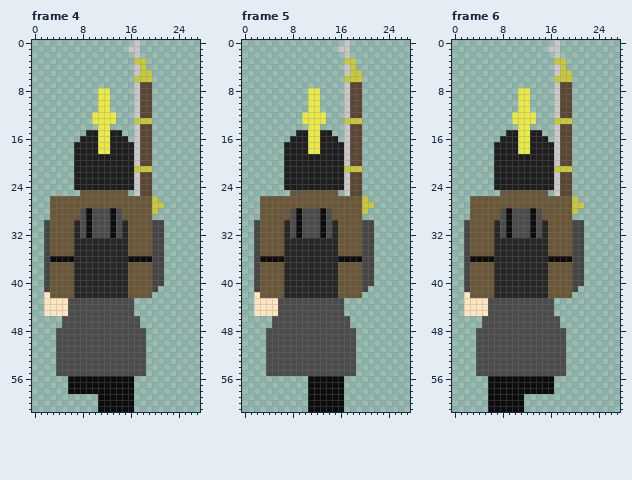
Pixel-art file: Assets/Images/NewUnits/Germany/LandWehr/WinterDress/UnitSpriteNorth.aseprite. The picture above is the old version.
28x62 pixels, 7 frames. Colours within 5 levels of each other are drawn and written as one. Shown: frame 4, frame 5, frame 6. The commit also changed other frames, which this record leaves out.
The result:
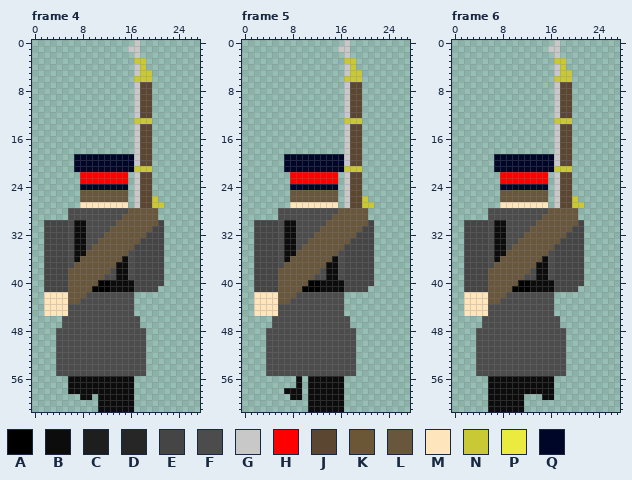
Palette (. is transparent): A #000000  B #0c0c0c  C #1e1e1e  D #262626  E #454545  F #4c4c4c  G #c8c8c8  H #ff0000  J #5b4631  K #6b5635  L #68573c  M #ffe5bc  N #c9c936  P #eaea3f  Q #000628
Difference:
--- frame 4, layers "BedRoll", "Head"
@@ x 0..27 @@
  7 .................GJJ........
- 8 ...........PP....GJJ........
- 9 ...........PP....GJJ........
-10 ...........PP....GJJ........
-11 ...........PP....GJJ........
-12 ..........PPPP...GJJ........
-13 ..........PPPP...NNN........
-14 ...........PP....GJJ........
-15 .........CCPPCC..GJJ........
-16 ........CCCPPCCC.GJJ........
-17 .......CCCCPPCCCCGJJ........
-18 .......CCCCPPCCCCGJJ........
-19 .......CCCCCCCCCCGJJ........
-20 .......CCCCCCCCCCGJJ........
-21 .......CCCCCCCCCCNNN........
-22 .......CCCCCCCCCCGJJ........
-23 .......CCCCCCCCCCGJJ........
-24 .......CCCCCCCCCCGJJ........
+ 8 .................GJJ........
+ 9 .................GJJ........
+10 .................GJJ........
+11 .................GJJ........
+12 .................GJJ........
+13 .................NNN........
+14 .................GJJ........
+15 .................GJJ........
+16 .................GJJ........
+17 .................GJJ........
+18 .................GJJ........
+19 .......QQQQQQQQQQGJJ........
+20 .......QQQQQQQQQQGJJ........
+21 .......QQQQQQQQQQNNN........
+22 ........HHHHHHHH.GJJ........
+23 ........HHHHHHHH.GJJ........
+24 ........QQQQQQQQ.GJJ........
 25 ........LLLLLLLL.GJJ........
-26 ...KKKKKKKKKKKKKKKKKN.......
-27 ...KKKKKKKKKKKKKKKKKNN......
-28 ...KKKKKFBFFFBFKKKKKN.......
-29 ...KKKKKFBFFFBFKKKKK........
-30 ..EKKKKDFBFFFBFDKKKKEE......
-31 ..EKKKKDFBFFFBFDKKKKEE......
-32 ..EKKKKDFBFFFBFDKKKKEE......
-33 ..EKKKKDDDDDDDDDKKKKEE......
-34 ..EKKKKDDDDDDDDDKKKKEE......
-35 ..EKKKKDDDDDDDDDKKKKEE......
-36 ..EBBBBDDDDDDDDDBBBBEE......
-37 ..EKKKKDDDDDDDDDKKKKEE......
-38 ..EKKKKDDDDDDDDDKKKKEE......
-39 ..EKKKKDDDDDDDDDKKKKEE......
-40 ..EKKKKDDDDDDDDDKKKKEE......
-41 ..EKKKKDDDDDDDDDKKKKE.......
-42 ..MKKKKDDDDDDDDDKKKK........
-43 ..MMMMFFFFFFFFFFF...........
+26 ........LLLLLLLL.GJJN.......
+27 ........MMMMMMMM.GJJNN......
+28 ......FFFFFFFFFFLLLLL.......
+29 ......FFFFFFFFFLLLLLL.......
+30 ..EEEEFBBFFFFFLLLLLLLE......
+31 ..EEEEFBBFFFFLLLLLLLEE......
+32 ..EEEEFBBFFFLLLLLLLEEE......
+33 ..EEEEFBBFFLLLLLLLEEEE......
+34 ..EEEEFBBFLLLLLLLEEEEE......
+35 ..EEEEFBBLLLLLLLFEEEEE......
+36 ..EEEEFBLLLLLLLBFEEEEE......
+37 ..EEEEFLLLLLLLBBFEEEEE......
+38 ..EEEELLLLLLLFBBFEEEEE......
+39 ..EEEELLLLLLFFBBFEEEEE......
+40 ..EEEELLLLLAABBBBEEEEE......
+41 ..EEEELLLLAAABBBBEEEE.......
+42 ..MMMMLLLFFFFFFFF...........
+43 ..MMMMLLFFFFFFFFF...........
 44 ..MMMMFFFFFFFFFFF...........
@@ x 6..11 @@
 58 BBBBBB
-59 .....B
+59 ..BB.B
 60 .....B
--- frame 5, layers "BedRoll", "Head"
@@ x 0..27 @@
  7 .................GJJ........
- 8 ...........PP....GJJ........
- 9 ...........PP....GJJ........
-10 ...........PP....GJJ........
-11 ...........PP....GJJ........
-12 ..........PPPP...GJJ........
-13 ..........PPPP...NNN........
-14 ...........PP....GJJ........
-15 .........CCPPCC..GJJ........
-16 ........CCCPPCCC.GJJ........
-17 .......CCCCPPCCCCGJJ........
-18 .......CCCCPPCCCCGJJ........
-19 .......CCCCCCCCCCGJJ........
-20 .......CCCCCCCCCCGJJ........
-21 .......CCCCCCCCCCNNN........
-22 .......CCCCCCCCCCGJJ........
-23 .......CCCCCCCCCCGJJ........
-24 .......CCCCCCCCCCGJJ........
+ 8 .................GJJ........
+ 9 .................GJJ........
+10 .................GJJ........
+11 .................GJJ........
+12 .................GJJ........
+13 .................NNN........
+14 .................GJJ........
+15 .................GJJ........
+16 .................GJJ........
+17 .................GJJ........
+18 .................GJJ........
+19 .......QQQQQQQQQQGJJ........
+20 .......QQQQQQQQQQGJJ........
+21 .......QQQQQQQQQQNNN........
+22 ........HHHHHHHH.GJJ........
+23 ........HHHHHHHH.GJJ........
+24 ........QQQQQQQQ.GJJ........
 25 ........LLLLLLLL.GJJ........
-26 ...KKKKKKKKKKKKKKKKKN.......
-27 ...KKKKKKKKKKKKKKKKKNN......
-28 ...KKKKKFBFFFBFKKKKKN.......
-29 ...KKKKKFBFFFBFKKKKK........
-30 ..EKKKKDFBFFFBFDKKKKEE......
-31 ..EKKKKDFBFFFBFDKKKKEE......
-32 ..EKKKKDFBFFFBFDKKKKEE......
-33 ..EKKKKDDDDDDDDDKKKKEE......
-34 ..EKKKKDDDDDDDDDKKKKEE......
-35 ..EKKKKDDDDDDDDDKKKKEE......
-36 ..EBBBBDDDDDDDDDBBBBEE......
-37 ..EKKKKDDDDDDDDDKKKKEE......
-38 ..EKKKKDDDDDDDDDKKKKEE......
-39 ..EKKKKDDDDDDDDDKKKKEE......
-40 ..EKKKKDDDDDDDDDKKKKEE......
-41 ..EKKKKDDDDDDDDDKKKKE.......
-42 ..MKKKKDDDDDDDDDKKKK........
-43 ..MMMMFFFFFFFFFFF...........
+26 ........LLLLLLLL.GJJN.......
+27 ........MMMMMMMM.GJJNN......
+28 ......FFFFFFFFFFLLLLL.......
+29 ......FFFFFFFFFLLLLLL.......
+30 ..EEEEFBBFFFFFLLLLLLLE......
+31 ..EEEEFBBFFFFLLLLLLLEE......
+32 ..EEEEFBBFFFLLLLLLLEEE......
+33 ..EEEEFBBFFLLLLLLLEEEE......
+34 ..EEEEFBBFLLLLLLLEEEEE......
+35 ..EEEEFBBLLLLLLLFEEEEE......
+36 ..EEEEFBLLLLLLLBFEEEEE......
+37 ..EEEEFLLLLLLLBBFEEEEE......
+38 ..EEEELLLLLLLFBBFEEEEE......
+39 ..EEEELLLLLLFFBBFEEEEE......
+40 ..EEEELLLLLAABBBBEEEEE......
+41 ..EEEELLLLAAABBBBEEEE.......
+42 ..MMMMLLLFFFFFFFF...........
+43 ..MMMMLLFFFFFFFFF...........
 44 ..MMMMFFFFFFFFFFF...........
@@ x 5..11 @@
 55 FFFFFFF
-56 ......B
-57 ......B
-58 ......B
-59 ......B
+56 ....B.B
+57 ....B.B
+58 ..BBB.B
+59 ...BB.B
 60 ......B
--- frame 6, layers "BedRoll", "Head"
@@ x 0..27 @@
  7 .................GJJ........
- 8 ...........PP....GJJ........
- 9 ...........PP....GJJ........
-10 ...........PP....GJJ........
-11 ...........PP....GJJ........
-12 ..........PPPP...GJJ........
-13 ..........PPPP...NNN........
-14 ...........PP....GJJ........
-15 .........CCPPCC..GJJ........
-16 ........CCCPPCCC.GJJ........
-17 .......CCCCPPCCCCGJJ........
-18 .......CCCCPPCCCCGJJ........
-19 .......CCCCCCCCCCGJJ........
-20 .......CCCCCCCCCCGJJ........
-21 .......CCCCCCCCCCNNN........
-22 .......CCCCCCCCCCGJJ........
-23 .......CCCCCCCCCCGJJ........
-24 .......CCCCCCCCCCGJJ........
+ 8 .................GJJ........
+ 9 .................GJJ........
+10 .................GJJ........
+11 .................GJJ........
+12 .................GJJ........
+13 .................NNN........
+14 .................GJJ........
+15 .................GJJ........
+16 .................GJJ........
+17 .................GJJ........
+18 .................GJJ........
+19 .......QQQQQQQQQQGJJ........
+20 .......QQQQQQQQQQGJJ........
+21 .......QQQQQQQQQQNNN........
+22 ........HHHHHHHH.GJJ........
+23 ........HHHHHHHH.GJJ........
+24 ........QQQQQQQQ.GJJ........
 25 ........LLLLLLLL.GJJ........
-26 ...KKKKKKKKKKKKKKKKKN.......
-27 ...KKKKKKKKKKKKKKKKKNN......
-28 ...KKKKKFBFFFBFKKKKKN.......
-29 ...KKKKKFBFFFBFKKKKK........
-30 ..EKKKKDFBFFFBFDKKKKEE......
-31 ..EKKKKDFBFFFBFDKKKKEE......
-32 ..EKKKKDFBFFFBFDKKKKEE......
-33 ..EKKKKDDDDDDDDDKKKKEE......
-34 ..EKKKKDDDDDDDDDKKKKEE......
-35 ..EKKKKDDDDDDDDDKKKKEE......
-36 ..EBBBBDDDDDDDDDBBBBEE......
-37 ..EKKKKDDDDDDDDDKKKKEE......
-38 ..EKKKKDDDDDDDDDKKKKEE......
-39 ..EKKKKDDDDDDDDDKKKKEE......
-40 ..EKKKKDDDDDDDDDKKKKEE......
-41 ..EKKKKDDDDDDDDDKKKKE.......
-42 ..MKKKKDDDDDDDDDKKKK........
-43 ..MMMMFFFFFFFFFFF...........
+26 ........LLLLLLLL.GJJN.......
+27 ........MMMMMMMM.GJJNN......
+28 ......FFFFFFFFFFLLLLL.......
+29 ......FFFFFFFFFLLLLLL.......
+30 ..EEEEFBBFFFFFLLLLLLLE......
+31 ..EEEEFBBFFFFLLLLLLLEE......
+32 ..EEEEFBBFFFLLLLLLLEEE......
+33 ..EEEEFBBFFLLLLLLLEEEE......
+34 ..EEEEFBBFLLLLLLLEEEEE......
+35 ..EEEEFBBLLLLLLLFEEEEE......
+36 ..EEEEFBLLLLLLLBFEEEEE......
+37 ..EEEEFLLLLLLLBBFEEEEE......
+38 ..EEEELLLLLLLFBBFEEEEE......
+39 ..EEEELLLLLLFFBBFEEEEE......
+40 ..EEEELLLLLAABBBBEEEEE......
+41 ..EEEELLLLAAABBBBEEEE.......
+42 ..MMMMLLLFFFFFFFF...........
+43 ..MMMMLLFFFFFFFFF...........
 44 ..MMMMFFFFFFFFFFF...........
@@ x 13..18 @@
 58 BBBB..
-59 ......
+59 ..BB..
 60 ......
Boxes around the changes in both pictures, in picture pixels (x1, y1, x2, y2):
changed: (50, 88, 158, 304)
added: (80, 394, 92, 400)
changed: (260, 88, 368, 304)
added: (284, 376, 302, 400)
changed: (470, 88, 578, 304)
added: (542, 394, 554, 400)
